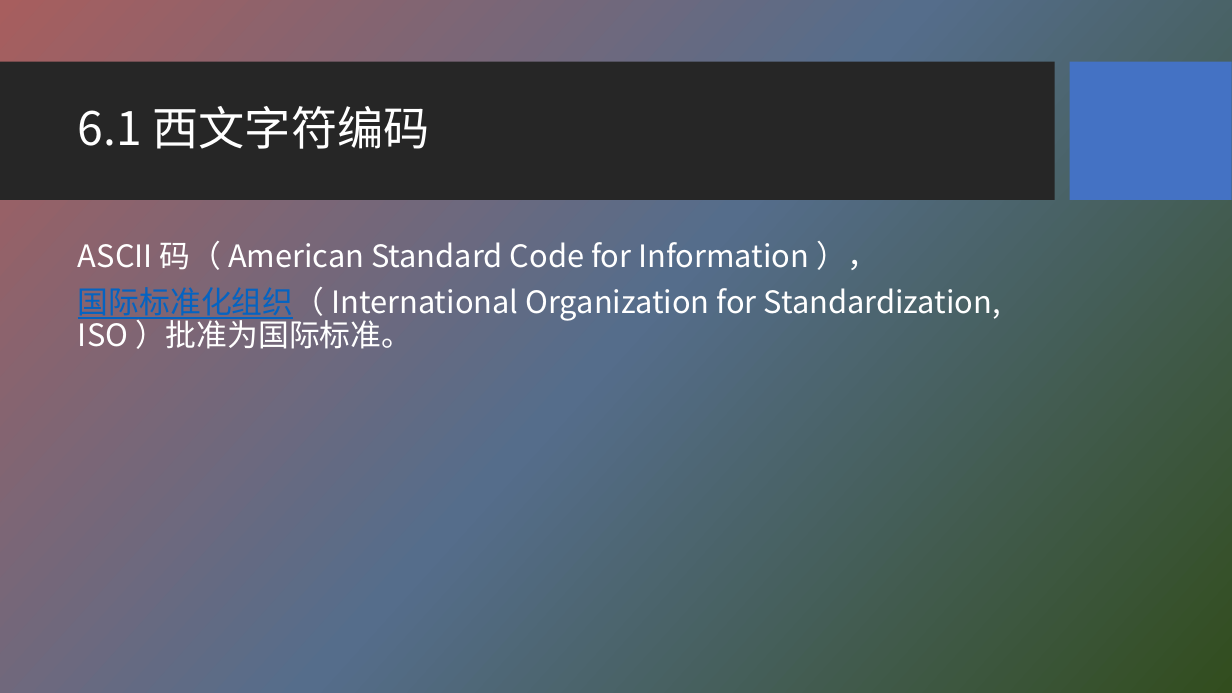
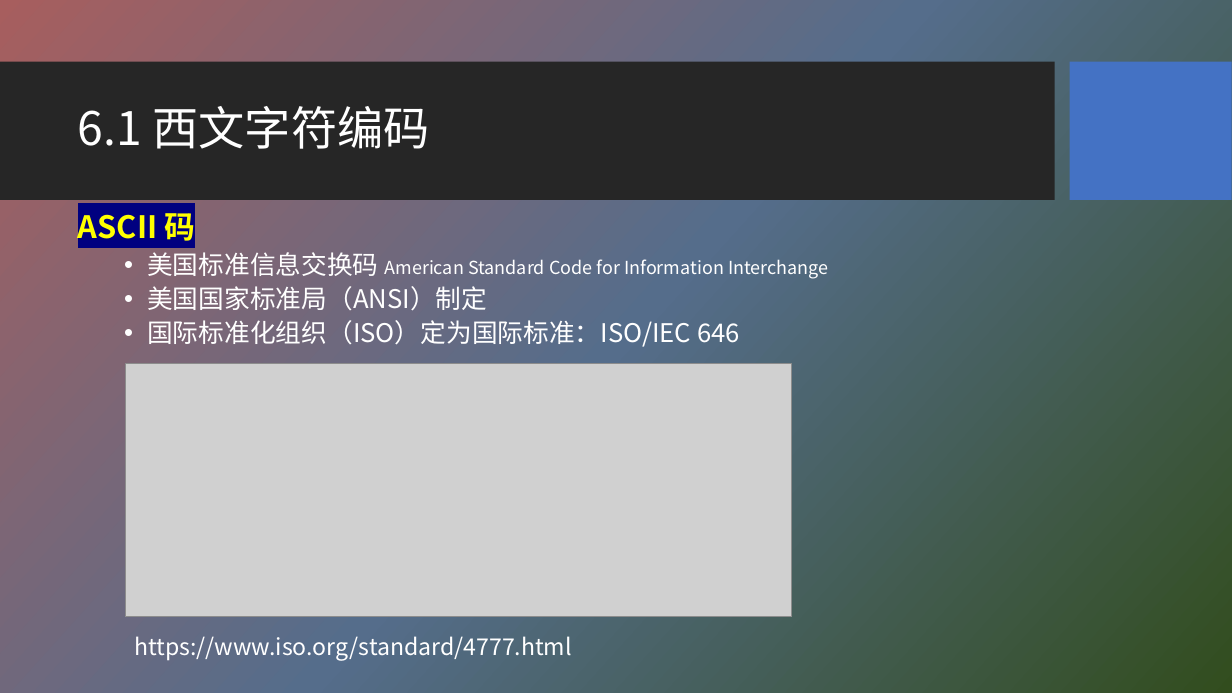
Before and after one commit to HBU/NLP_PPT, a slide deck: slide 4 of PPT-2020/ch06 字符编码与字频统计.pptx (slide 3 before the commit). Drawn at 1232x693 pixels with LibreOffice and Linux fonts; fonts in the diff are those of the drawing; grey boxes stand for pictures; background and template pictures are left out. Boxes give left, top, right and bottom in pixels: in the first picture for what was removed or moved away, otherwise in the second. Text is boxed around its words. In the diff, an @@ line names an element or a change of style, - is before the commit and + after.

```diff
--- a/PPT-2020/ch06 字符编码与字频统计.pptx
+++ b/PPT-2020/ch06 字符编码与字频统计.pptx
@@ text at (78,213,829,347): text changed; size 24 to 20 pt @@
-ASCII 码（ American Standard Code for Information ），
-国际标准化组织（ International Organization for Standardization, ISO ）批准为国际标准。
+ASCII 码
+  • 美国标准信息交换码 American Standard Code for Information Interchange
+  • 美国国家标准局（ANSI）制定
+  • 国际标准化组织（ISO）定为国际标准：ISO/IEC 646
@@ picture added at (125,364,791,617) @@
@@ text added at (134,636,572,661), 18 pt, text #FFFFFF @@
+https://www.iso.org/standard/4777.html
```
Also in this commit, not shown: 5 other slides changed, 4 slides added, 1 other file.
